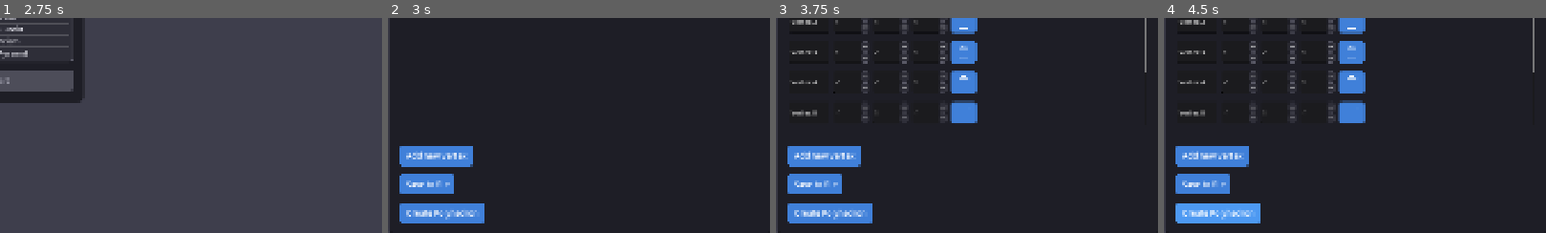
Above: before the commit, frames 1-4 (left to right).
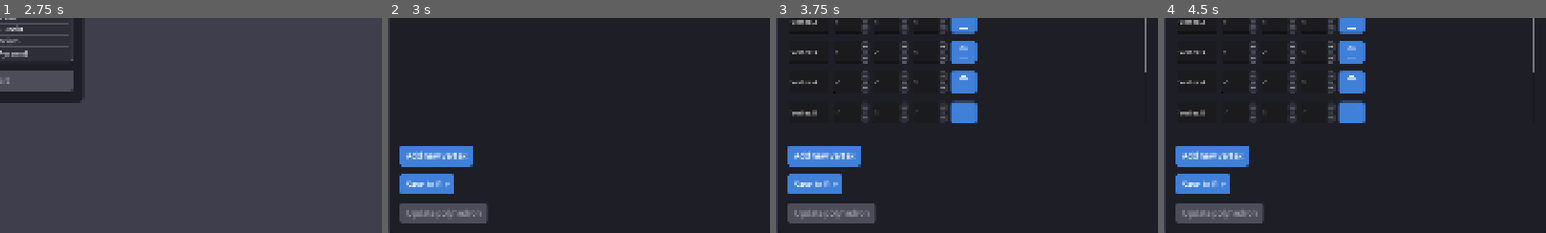
Above: after the commit, the same moments.

Repository: Paraross/geo-app
Game: Godot game, scene res://scenes/main.tscn
Same seed, same stepped clock (60 frames per second), same inputs: the game is played once before the commit and once after it.
Inputs (mouse positions are % of the whole screen's width and height, from its top left):
- Up to frame 1 (2.75 s): click "Explore tasks" at 0.5 s; click (6, 15) at 1.27 s; type "12" at 1.35 s; click "Solve tasks" at 2 s
- Up to frame 2 (3 s): click "Playground" at 2.75 s
- Up to frame 3 (3.75 s): click "Load" at 3.5 s
- Up to frame 4 (4.5 s): click (57, 95) at 4.25 s, where only the run before the commit has a clickable "Create Polyhedron"
The pictures show only the part of the screen within x 50-100%, y 50-100%; the shares and areas given below are measured in that part.

Frame 1 is identical in both runs. In frame 2, 2.1% of the frame differs, in the area x 3-26%, y 86-96%; in frame 3, 2.1%; in frame 4, 2.1%.

Commit message:
Improve playground behavior

Diff:
--- a/scenes/screens/playground_screen.tscn
+++ b/scenes/screens/playground_screen.tscn
@@ -120,7 +120,8 @@
 layout_mode = 2
 size_flags_horizontal = 0
 size_flags_vertical = 8
-text = "Create Polyhedron"
+disabled = true
+text = "Update polyhedron"
 
 [node name="Popup" type="PopupPanel" parent="."]
 oversampling_override = 1.0
--- a/scripts/screens/playground_screen.gd
+++ b/scripts/screens/playground_screen.gd
@@ -25,6 +25,8 @@
 @onready var vertices_vbox: VBoxContainer = right_vbox.get_node("ScrollContainer/VBox/VerticesVBox")
 @onready var new_vertex_button: Button = right_vbox.get_node("NewVertexButton")
 
+@onready var create_polyhedron_button: Button = right_vbox.get_node("CreatePolyhedronButton")
+
 @onready var popup: PopupPanel = $Popup
 
 @onready var save_file_dialog: FileDialog = $SaveFileDialog
@@ -55,18 +57,25 @@
 	vertex_ui_elements.append(vertex_ui_element)
 	vertices_vbox.add_child(vertex_ui_element)
 
-	vertex_ui_element.remove_button.pressed.connect(
-		func() -> void:
-			remove_vertex_ui_element(vertex_ui_element)
-	)
+	var remove_vertex := func() -> void:
+		remove_vertex_ui_element(vertex_ui_element)
+
+	vertex_ui_element.remove_button.pressed.connect(remove_vertex)
 
 	vertex_ui_element.vertex_name_changed.connect(update_vertex_name)
 
 	vertex_ui_element.vertex_name = vertex_name if vertex_name != "" else "Vertex %s" % vertex_ui_elements.size()
+	vertex_ui_element.index = vertex_ui_elements.size() - 1
 	vertex_ui_element.x_spinbox.value = x
 	vertex_ui_element.y_spinbox.value = y
 	vertex_ui_element.z_spinbox.value = z
-	vertex_ui_element.index = vertex_ui_elements.size() - 1
+
+	var create_poly := func(_new_value: float) -> void:
+		create_polyhedron_from_vertices(get_vertices_from_ui())
+
+	vertex_ui_element.x_spinbox.value_changed.connect(create_poly)
+	vertex_ui_element.y_spinbox.value_changed.connect(create_poly)
+	vertex_ui_element.z_spinbox.value_changed.connect(create_poly)
 
 	return vertex_ui_element
 
@@ -74,6 +83,14 @@
 func remove_vertex_ui_element(element: VertexUiElement) -> void:
 	element.queue_free()
 	vertex_ui_elements.erase(element)
+
+	for i in vertex_ui_elements.size():
+		var vertex_ui_element := vertex_ui_elements[i]
+		print("%s. prev: %s" % [i, vertex_ui_element.index])
+		vertex_ui_element.index = i
+
+
+	update_create_polyhedron_button()
 
 
 func clear_vertex_ui_elements() -> void:
@@ -83,10 +100,33 @@
 	vertex_ui_elements.clear()
 
 
-func create_polyhedron_from_vertices(vertices: PackedVector3Array) -> void:
+func get_vertices_from_ui() -> PackedVector3Array:
+	var vertices := PackedVector3Array()
+	vertices.resize(vertex_ui_elements.size())
+
+	for i in range(vertex_ui_elements.size()):
+		vertices[i] = vertex_ui_elements[i].get_vertex()
+
+	return vertices
+
+
+func are_poly_verts_equal_to_ui() -> bool:
+	return polyhedron_environment.polyhedron.vertices == get_vertices_from_ui()
+
+
+func update_create_polyhedron_button() -> void:
+	if are_poly_verts_equal_to_ui():
+		create_polyhedron_button.disabled = true
+		create_polyhedron_button.tooltip_text = "The displayed polyhedron is equivalent to the vertices on the right."
+	else:
+		create_polyhedron_button.disabled = false
+		create_polyhedron_button.tooltip_text = "The displayed polyhedron is not equivalent to the vertices on the right.\nPress to update."
+
+
+func create_polyhedron_from_vertices(vertices: PackedVector3Array) -> bool:
 	if not Poly.are_valid_polyhedron_vertices(vertices):
-		popup.show()
-		return
+		update_create_polyhedron_button()
+		return false
 
 	var vertex_names: PackedStringArray
 	vertex_names.resize(vertex_ui_elements.size())
@@ -97,8 +137,13 @@
 	polyhedron.vertices = vertices
 	polyhedron.update_vertices(vertex_names)
 
+	update_create_polyhedron_button()
+
+	return true
+
 
 func update_vertex_name(new_name: String, index: int) -> void:
+	print("%s. name changed to %s" % [index, new_name])
 	var polyhedron := polyhedron_environment.polyhedron
 	polyhedron.vertex_spheres[index].vertex_name = new_name
 
@@ -108,13 +153,11 @@
 
 
 func _on_create_polyhedron_button_pressed() -> void:
-	var vertices := PackedVector3Array()
-	vertices.resize(vertex_ui_elements.size())
-
-	for i in range(vertex_ui_elements.size()):
-		vertices[i] = vertex_ui_elements[i].get_vertex()
-
-	create_polyhedron_from_vertices(vertices)
+	var vertices := get_vertices_from_ui()
+	var was_successful := create_polyhedron_from_vertices(vertices)
+
+	if not was_successful:
+		popup.show()
 
 
 func _on_load_button_pressed() -> void:
